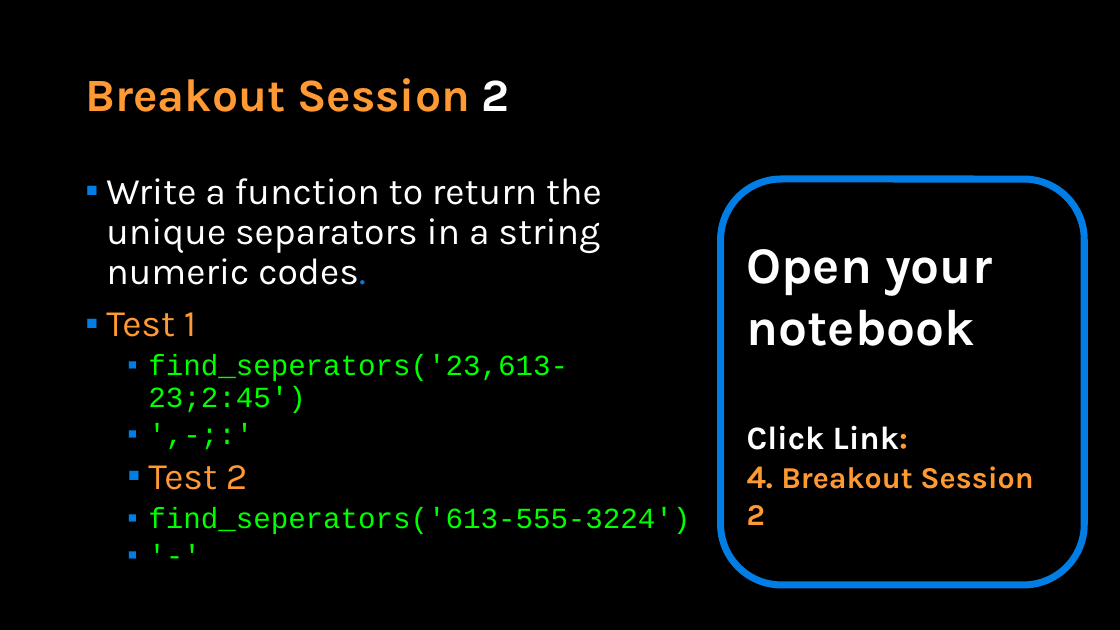
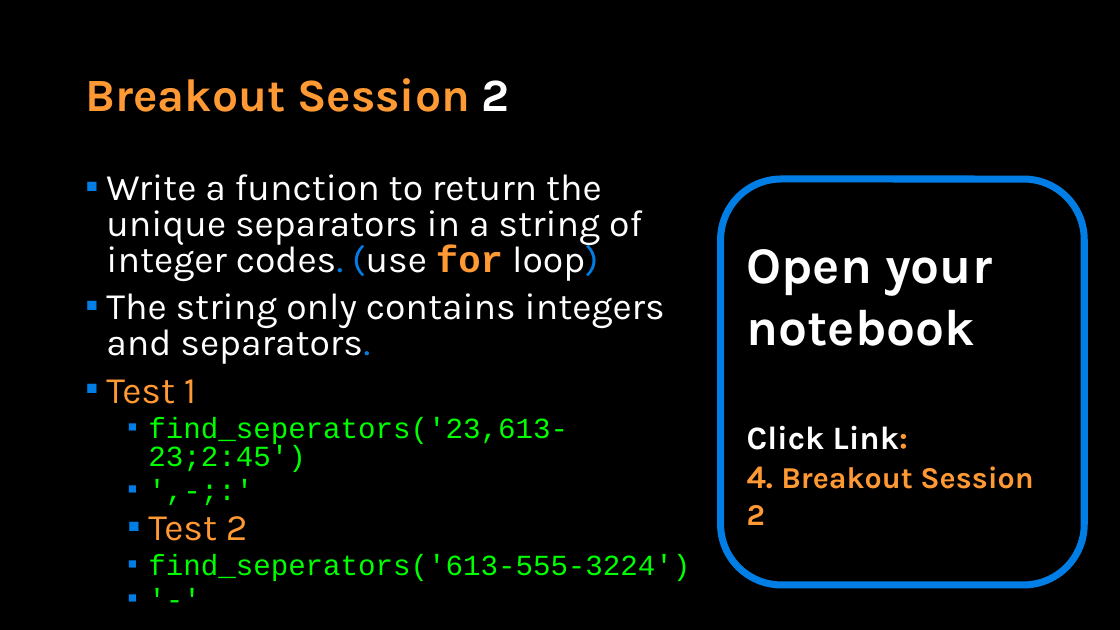
Before and after one commit to APS106/APS106-winter-2022-material, a slide deck: slide 28 of lectures/week6/lecture1/slides/week6_lecture1.pptx. Drawn at 1120x630 pixels with LibreOffice and Linux fonts; fonts in the diff are those of the drawing; background and template pictures are left out. Boxes give left, top, right and bottom in pixels: in the first picture for what was removed or moved away, otherwise in the second. Text is boxed around its words. In the diff, an @@ line names an element or a change of style, - is before the commit and + after.

```diff
--- a/lectures/week6/lecture1/slides/week6_lecture1.pptx
+++ b/lectures/week6/lecture1/slides/week6_lecture1.pptx
@@ text at [106,174,665,364]: text changed @@
-▪ Write a function to return the unique separators in a string numeric codes.
+▪ Write a function to return the unique separators in a string of integer codes. (use for loop)
+▪ The string only contains integers and separators.
@@ text at [106,379,690,581]: line spacing 0.9 to 0.8 @@
```
Also in this commit, not shown: 5 other slides changed, 6 other files.
